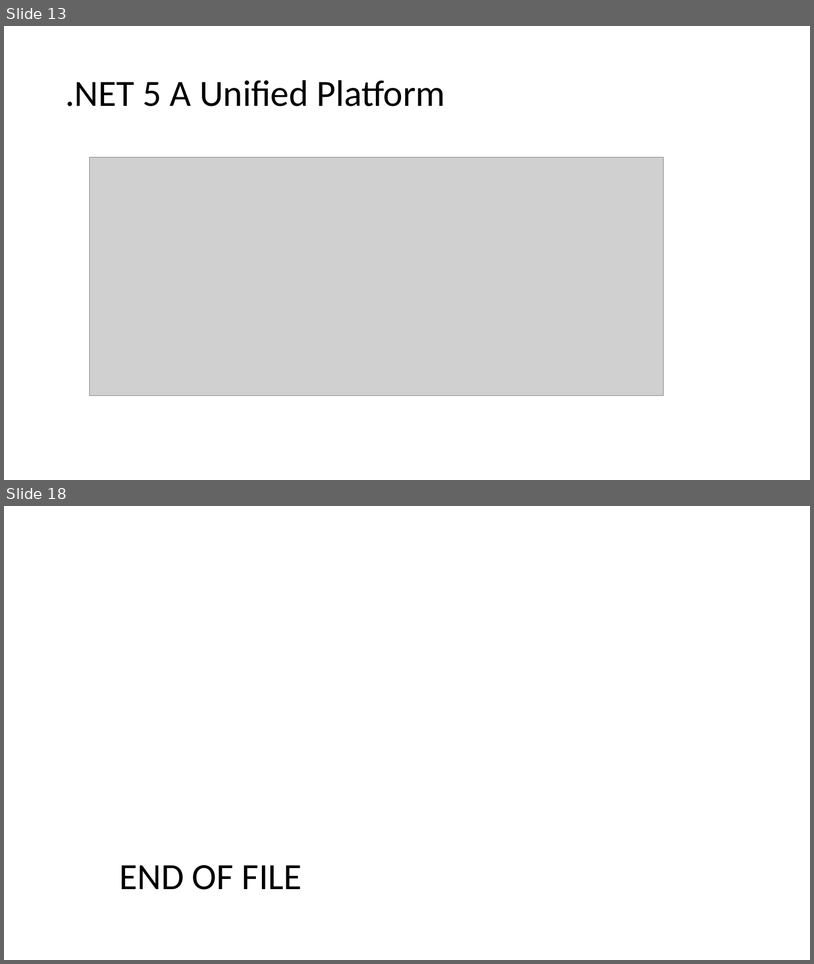
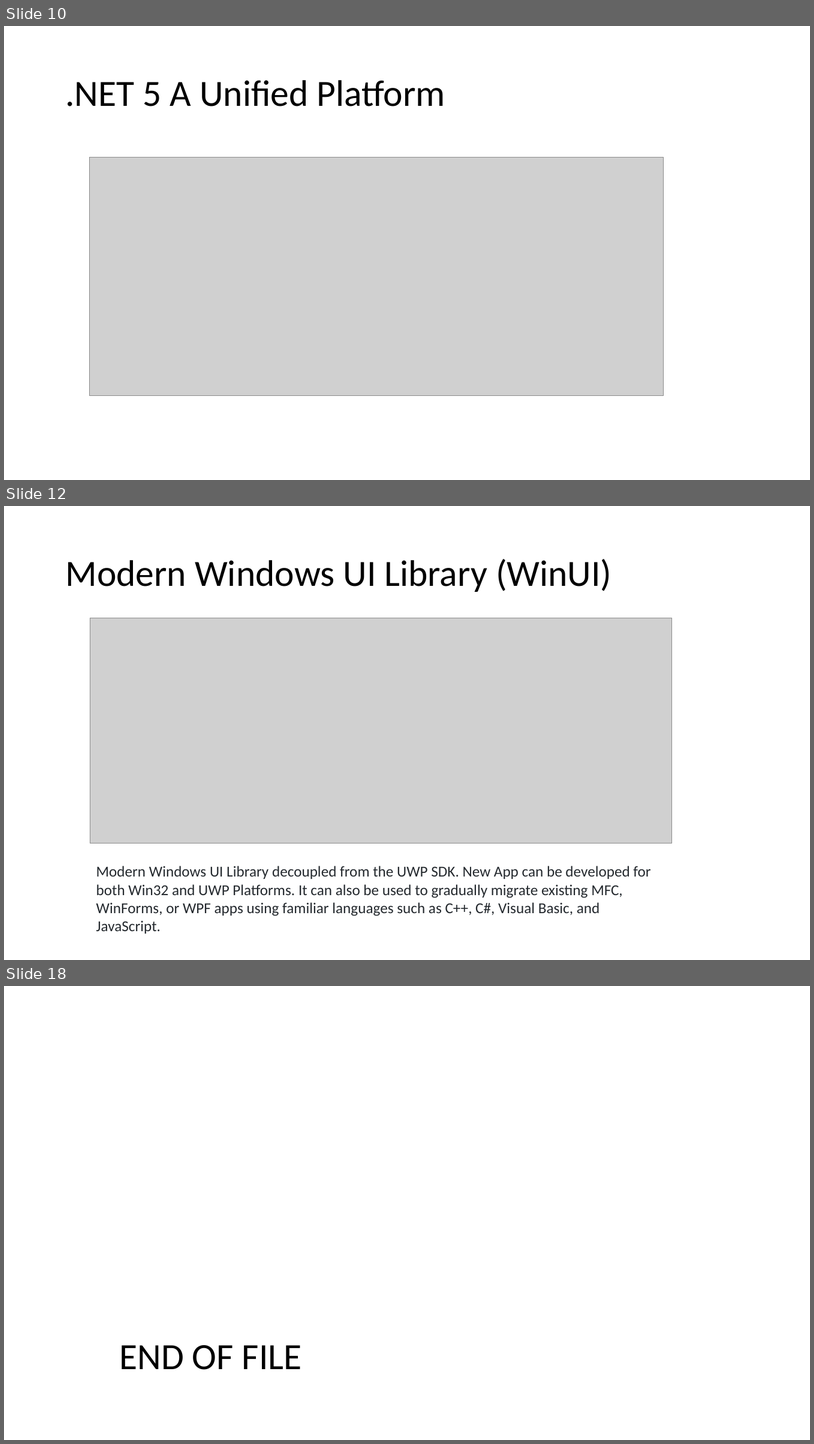
Before and after one commit to aniiiib/StudyNotes, a slide deck: StudyNotes – .NET Platform Reunification.pptx. Shown one above the other, each under a label of ours: slides 13 and 18 before the commit, slides 10, 12 and 18 after it; the slides between them are not shown. The pictures are 814x964 and 814x1444 pixels, drawn with LibreOffice and Linux fonts; fonts in the diff are those of the drawing; grey boxes stand for pictures. Boxes give left, top, right and bottom in pixels: in the first picture for what was removed or moved away, otherwise in the second. Text is boxed around its words. In the diff, an @@ line names an element or a change of style, - is before the commit and + after.

```diff
--- a/StudyNotes – .NET Platform Reunification.pptx
+++ b/StudyNotes – .NET Platform Reunification.pptx
@@ slide 12 added at [4,506,810,960], background #FFFFFF @@
@@ title added at [65,559,612,592], 44 pt, text #000000 @@
+Modern Windows UI Library (WinUI)
@@ picture added at [90,618,672,843] @@
@@ text added at [96,865,651,933], 18 pt, text #24292E @@
+Modern Windows UI Library decoupled from the UWP SDK. New App can be developed for both Win32 and UWP Platforms. It can also be used to gradually migrate existing MFC, WinForms, or WPF apps using familiar languages such as C++, C#, Visual Basic, and JavaScript.
@@ what was slide 13 is now slide 10 @@
```
Also in this commit, not shown: 9 slides changed, 3 other slides added, 4 slides removed.
